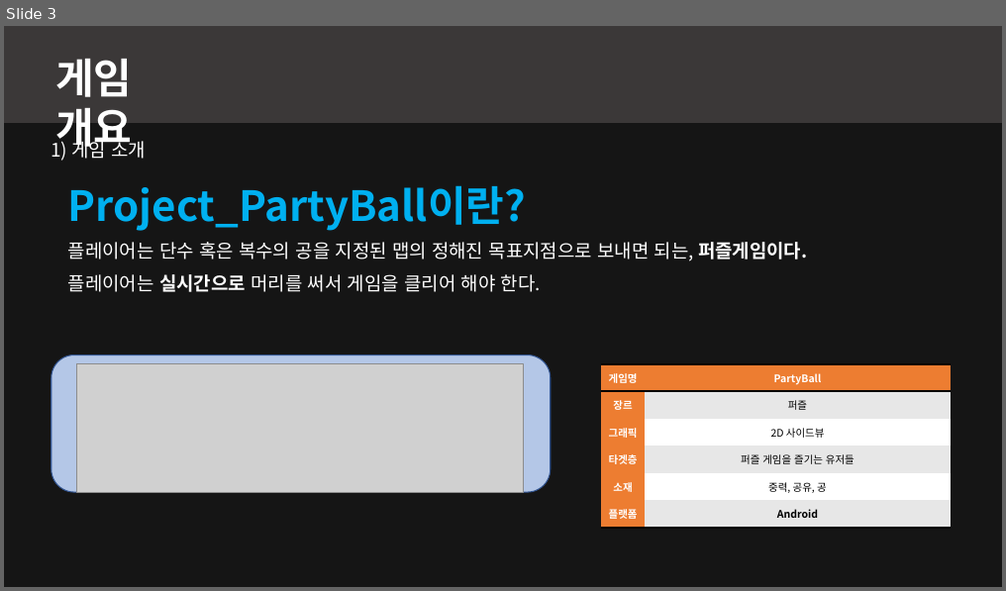
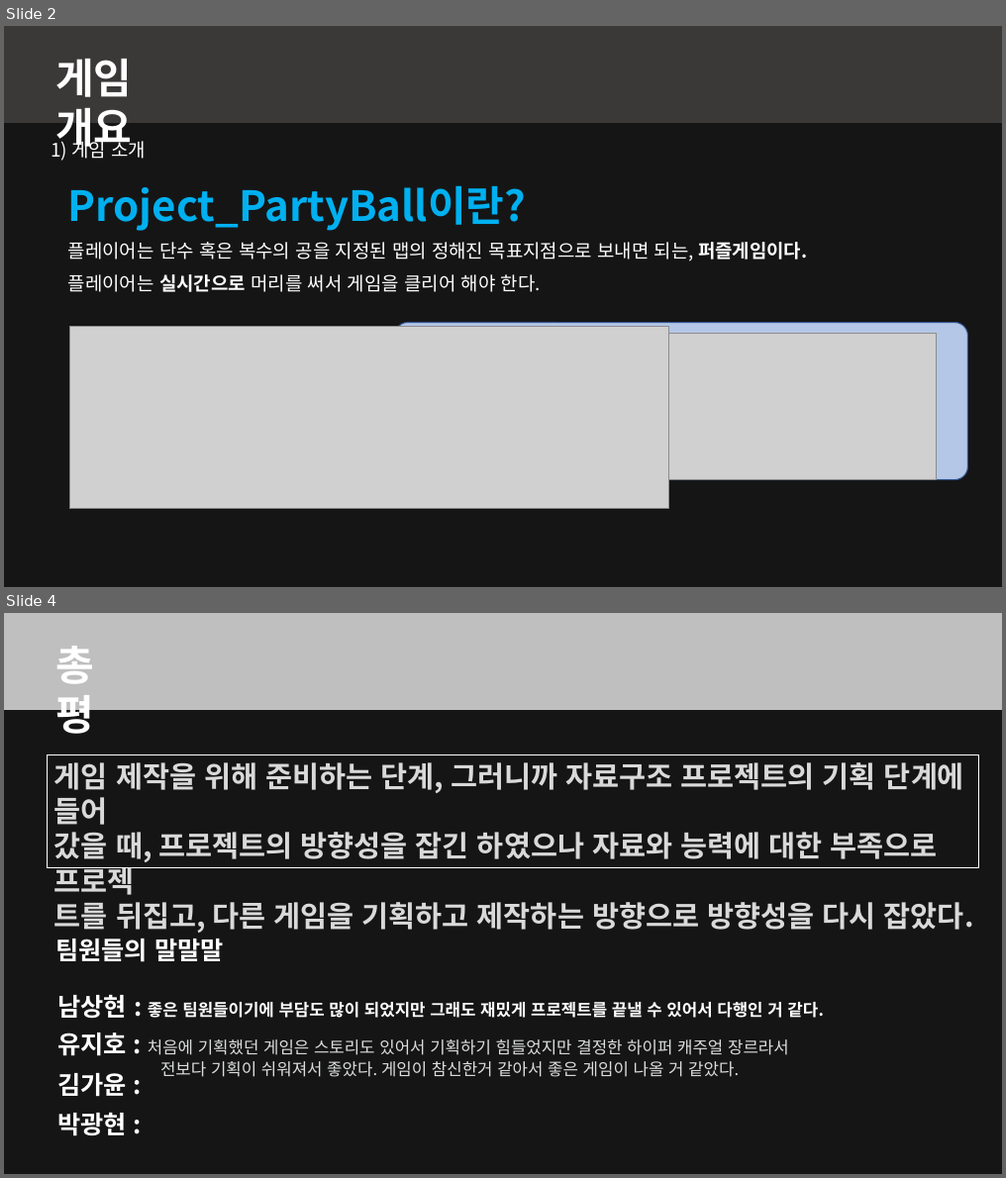
Before and after one commit to kjpark102312/Jagu_Agis, a slide deck: Presentation/AGIS 발표자료.pptx. Shown one above the other, each under a label of ours: slide 3 before the commit, slides 2 and 4 after it; the slides between them are not shown. The pictures are 1006x591 and 1006x1178 pixels, drawn with LibreOffice and Linux fonts; fonts in the diff are those of the drawing; grey boxes stand for pictures; background and template pictures are left out; a plain dark background stands for a picture behind light text. Boxes give left, top, right and bottom in pixels: in the first picture for what was removed or moved away, otherwise in the second. Text is boxed around its words. In the diff, an @@ line names an element or a change of style, - is before the commit and + after.

```diff
--- a/Presentation/AGIS 발표자료.pptx
+++ b/Presentation/AGIS 발표자료.pptx
@@ slide 4 added at bbox=[4, 613, 1002, 1174], background picture (left out) @@
@@ rectangle added at bbox=[4, 613, 1002, 1174], fill #000000 at 50% opacity @@
@@ rectangle added at bbox=[4, 613, 1002, 710], fill #BFBFBF @@
@@ text added at bbox=[55, 646, 94, 741], 40 pt, text #FFFFFF, bold @@
+총평
@@ rectangle added at bbox=[47, 755, 979, 867], outline #FFFFFF 0.75 pt, 28 pt, text #D9D9D9, bold @@
+게임 제작을 위해 준비하는 단계, 그러니까 자료구조 프로젝트의 기획 단계에 들어
+갔을 때, 프로젝트의 방향성을 잡긴 하였으나 자료와 능력에 대한 부족으로 프로젝
+트를 뒤집고, 다른 게임을 기획하고 제작하는 방향으로 방향성을 다시 잡았다.
@@ text added at bbox=[55, 939, 224, 962], 24 pt, text #FFFFFF, bold @@
+팀원들의 말말말
@@ text added at bbox=[57, 995, 824, 1019], 16 pt, text #FFFFFF, bold @@
+남상현 : 좋은 팀원들이기에 부담도 많이 되었지만 그래도 재밌게 프로젝트를 끝낼 수 있어서 다행인 거 같다.
@@ text added at bbox=[57, 1033, 789, 1077], 16 pt, text #DCDDDE @@
+유지호 : 처음에 기획했던 게임은 스토리도 있어서 기획하기 힘들었지만 결정한 하이퍼 캐주얼 장르라서
+전보다 기획이 쉬워져서 좋았다. 게임이 참신한거 같아서 좋은 게임이 나올 거 같았다.
@@ text added at bbox=[57, 1073, 127, 1097], 24 pt, text #FFFFFF, bold @@
+김가윤 :
@@ text added at bbox=[57, 1113, 127, 1137], 24 pt, text #FFFFFF, bold @@
+박광현 :
@@ what was slide 3 is now slide 2 @@
@@ slide 2 changed as well @@
@@ rounded rectangle: place and size @@
-rounded rectangle at bbox=[52, 356, 550, 492]
+rounded rectangle at bbox=[395, 322, 968, 479]
@@ rounded rectangle at bbox=[395, 322, 968, 479]: proportions changed @@
@@ picture added at bbox=[70, 326, 668, 509] @@
@@ picture: place and size @@
-picture at bbox=[77, 365, 524, 492]
+picture at bbox=[425, 333, 937, 480]
@@ table removed at bbox=[601, 365, 950, 528], 6 rows, 2 columns @@
-게임명 | PartyBall
-장르 | 퍼즐
-그래픽 | 2D 사이드뷰
-타겟층 | 퍼즐 게임을 즐기는 유저들
-소재 | 중력, 공유, 공
-플랫폼 | Android
```
Also in this commit, not shown: 2 other slides changed, 2 other slides added, 8 slides removed.
